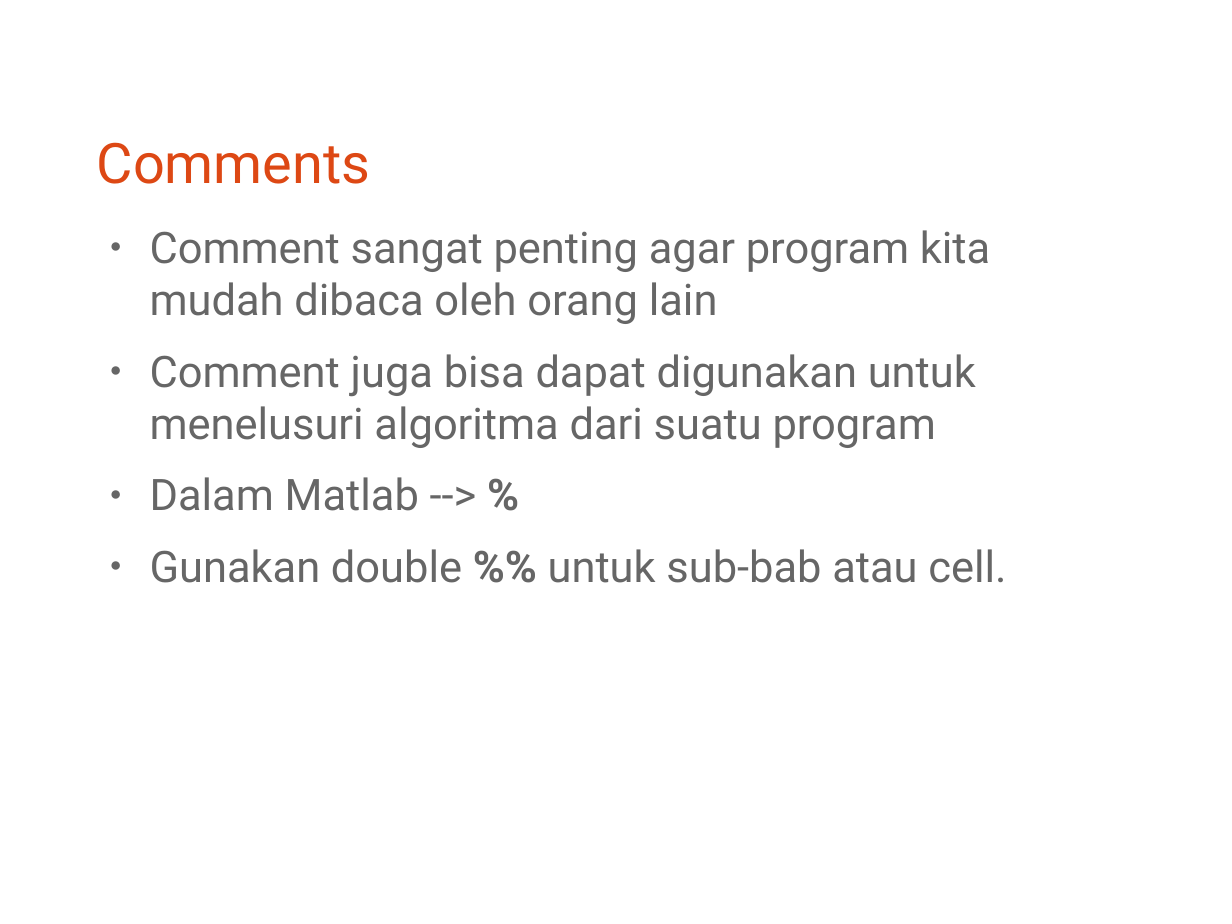
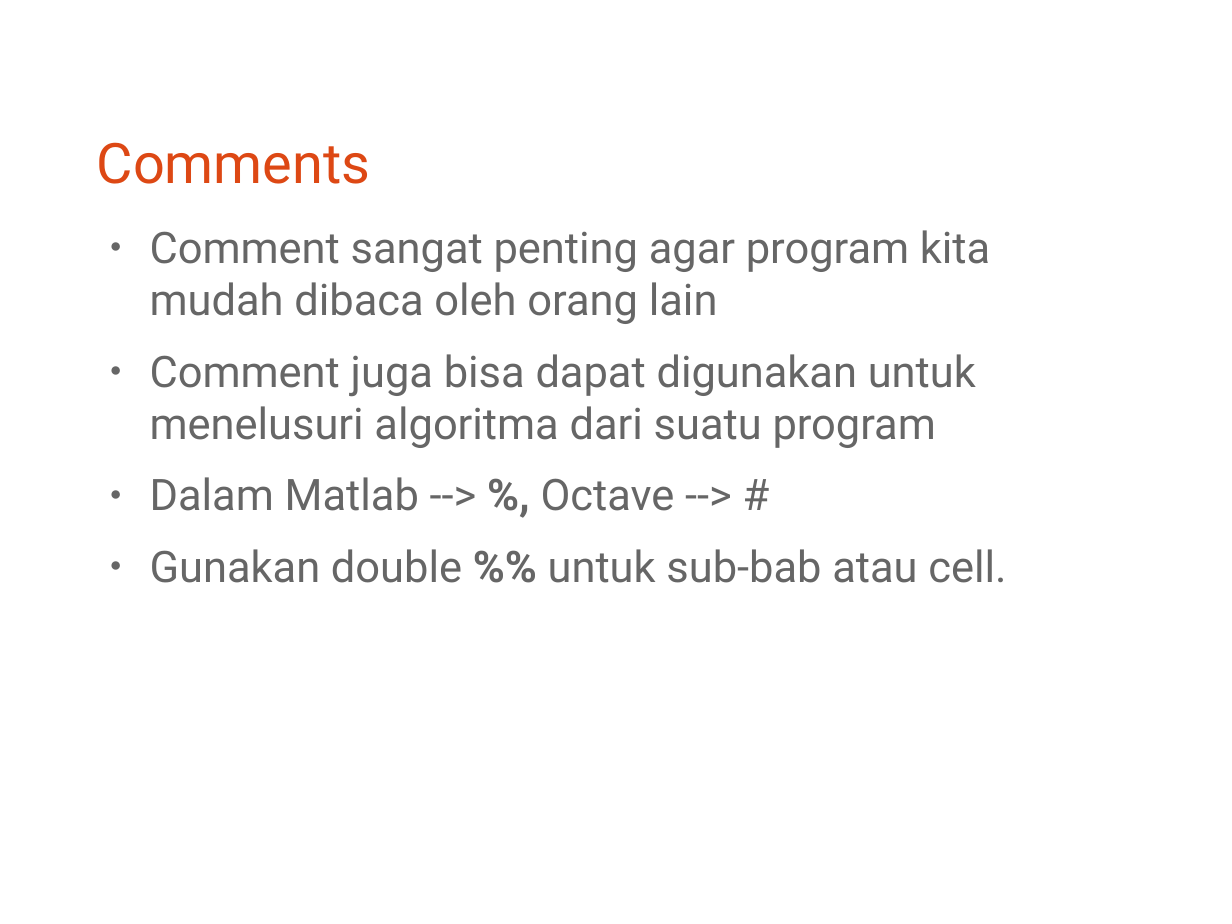
Before and after one commit to bagustris/prokom-tf, a slide deck: slide 19 of slide/matlab.odp. Drawn at 1232x924 pixels with LibreOffice and Linux fonts; fonts in the diff are those of the drawing. Boxes give left, top, right and bottom in pixels: in the first picture for what was removed or moved away, otherwise in the second. Text is boxed around its words. In the diff, an @@ line names an element or a change of style, - is before the commit and + after.

Commit message:
mod matlab

```diff
--- a/slide/matlab.odp
+++ b/slide/matlab.odp
@@ text at (x1=150, y1=477, x2=675, y2=511): text changed @@
-● Dalam Matlab --> %
+● Dalam Matlab --> %, Octave --> #
```
Also in this commit, not shown: 3 other slides changed, 1 other file.
